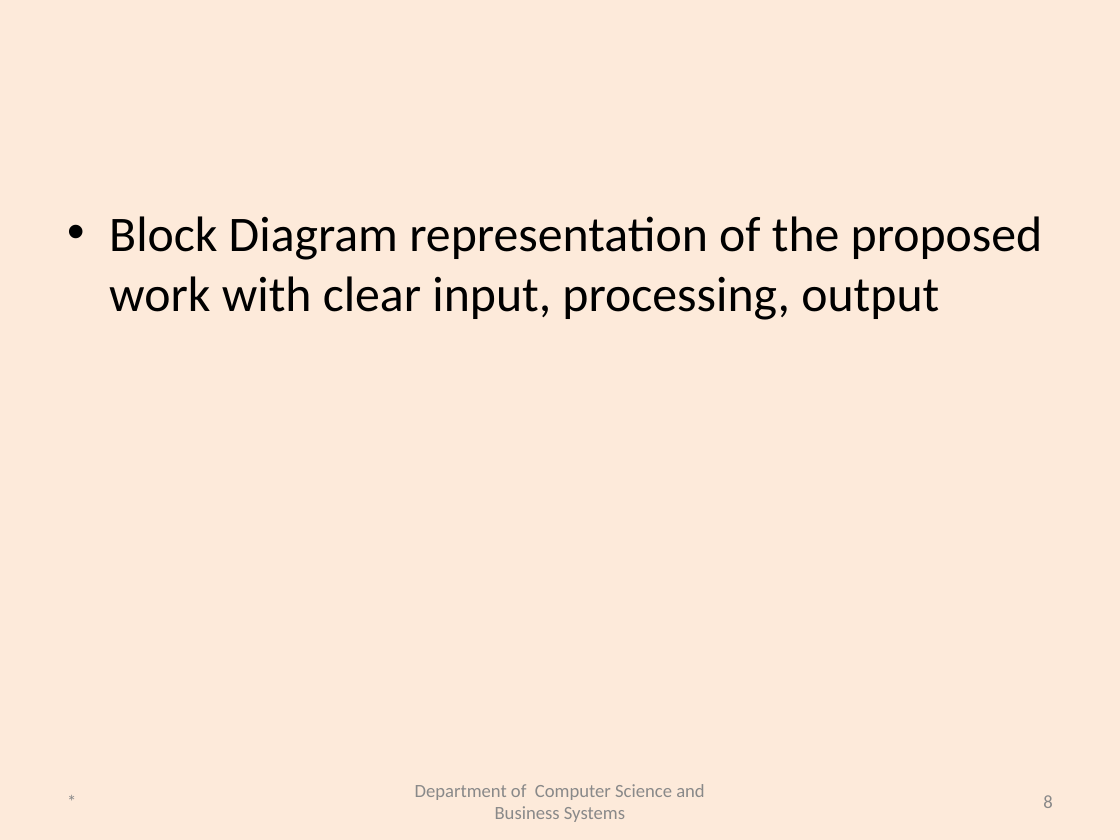
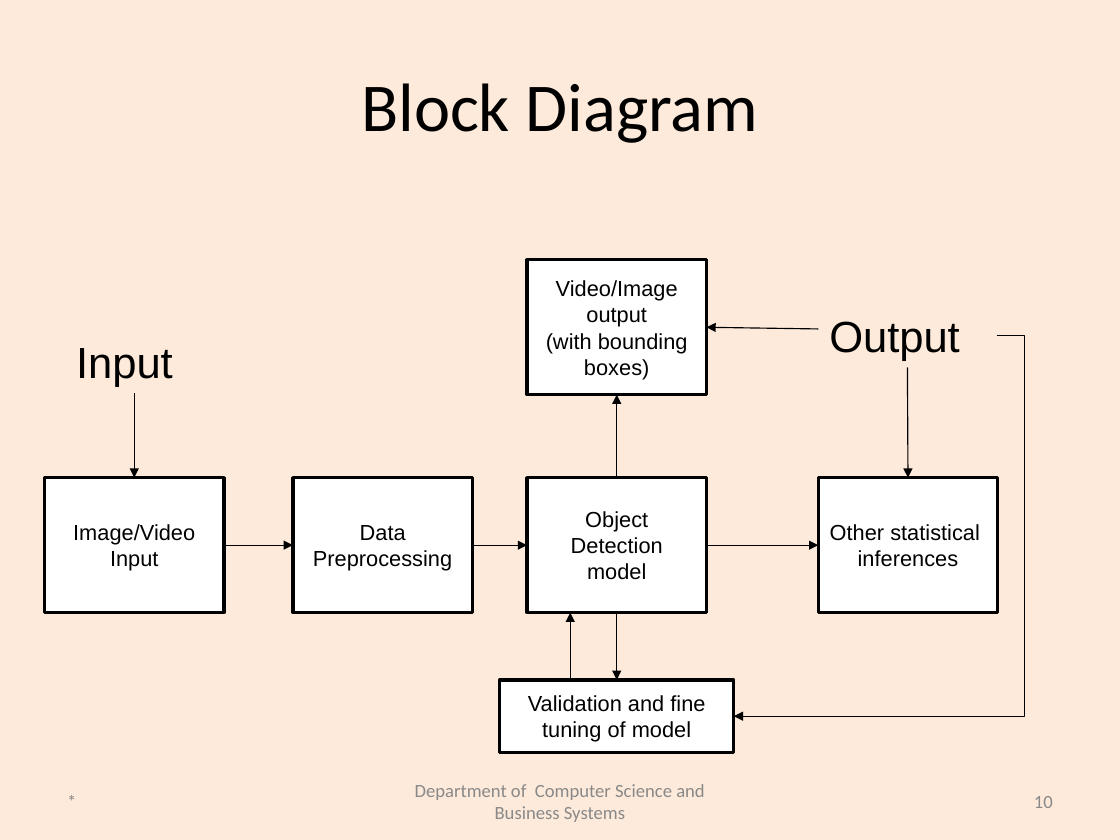
Before and after one commit to aathanush/MiniProject, a slide deck: slide 10 of Review_Template.pptx (slide 8 before the commit). Drawn at 1120x840 pixels with LibreOffice and Linux fonts; fonts in the diff are those of the drawing. Boxes give left, top, right and bottom in pixels: in the first picture for what was removed or moved away, otherwise in the second. Text is boxed around its words. In the diff, an @@ line names an element or a change of style, - is before the commit and + after.

```diff
--- a/Review_Template.pptx
+++ b/Review_Template.pptx
@@ title added at [361, 83, 758, 143], 44 pt, text #000000 @@
+Block Diagram
@@ text removed at [109, 216, 1043, 320] @@
-• Block Diagram representation of the proposed work with clear input, processing, output
@@ rectangle added at [528, 260, 707, 394], fill #FFFFFF, outline #000000 2 pt, 14 pt, text #000000 @@
+Video/Image output
+(with bounding boxes)
@@ arrow added from (819, 329) to (707, 327), #000000 0.75 pt @@
@@ text added at [829, 321, 960, 361], 28 pt, text #000000 @@
+Output
@@ text added at [76, 348, 173, 387], 28 pt, text #000000 @@
+Input
@@ elbow arrow added from (997, 335) to (734, 716), #000000 0.75 pt @@
@@ arrow added from (907, 367) to (908, 478), #000000 0.75 pt @@
@@ arrow added from (134, 393) to (134, 478), #000000 0.75 pt @@
@@ arrow added from (617, 478) to (617, 394), #000000 0.75 pt @@
@@ rectangle added at [45, 478, 224, 613], fill #FFFFFF, outline #000000 2 pt, 14 pt, text #000000 @@
+Image/Video Input
@@ rectangle added at [293, 478, 473, 613], fill #FFFFFF, outline #000000 2 pt, 14 pt, text #000000 @@
+Data Preprocessing
@@ rectangle added at [528, 478, 707, 613], fill #FFFFFF, outline #000000 2 pt, 14 pt, text #000000 @@
+Object Detection
+model
@@ rectangle added at [819, 478, 998, 613], fill #FFFFFF, outline #000000 2 pt, 14 pt, text #000000 @@
+Other statistical
+inferences
@@ arrow added from (224, 545) to (293, 545), #000000 0.75 pt @@
@@ arrow added from (473, 545) to (528, 545), #000000 0.75 pt @@
@@ arrow added from (707, 545) to (819, 545), #000000 0.75 pt @@
@@ arrow added from (570, 680) to (570, 613), #000000 0.75 pt @@
@@ arrow added from (617, 613) to (617, 680), #000000 0.75 pt @@
@@ rectangle added at [500, 680, 734, 753], fill #FFFFFF, outline #000000 2 pt, 14 pt, text #000000 @@
+Validation and fine tuning of model
@@ page number at [1034, 796, 1053, 808]: text changed @@
-8
+10
```
Also in this commit, not shown: 7 other slides changed, 2 slides added, 5 other files.
